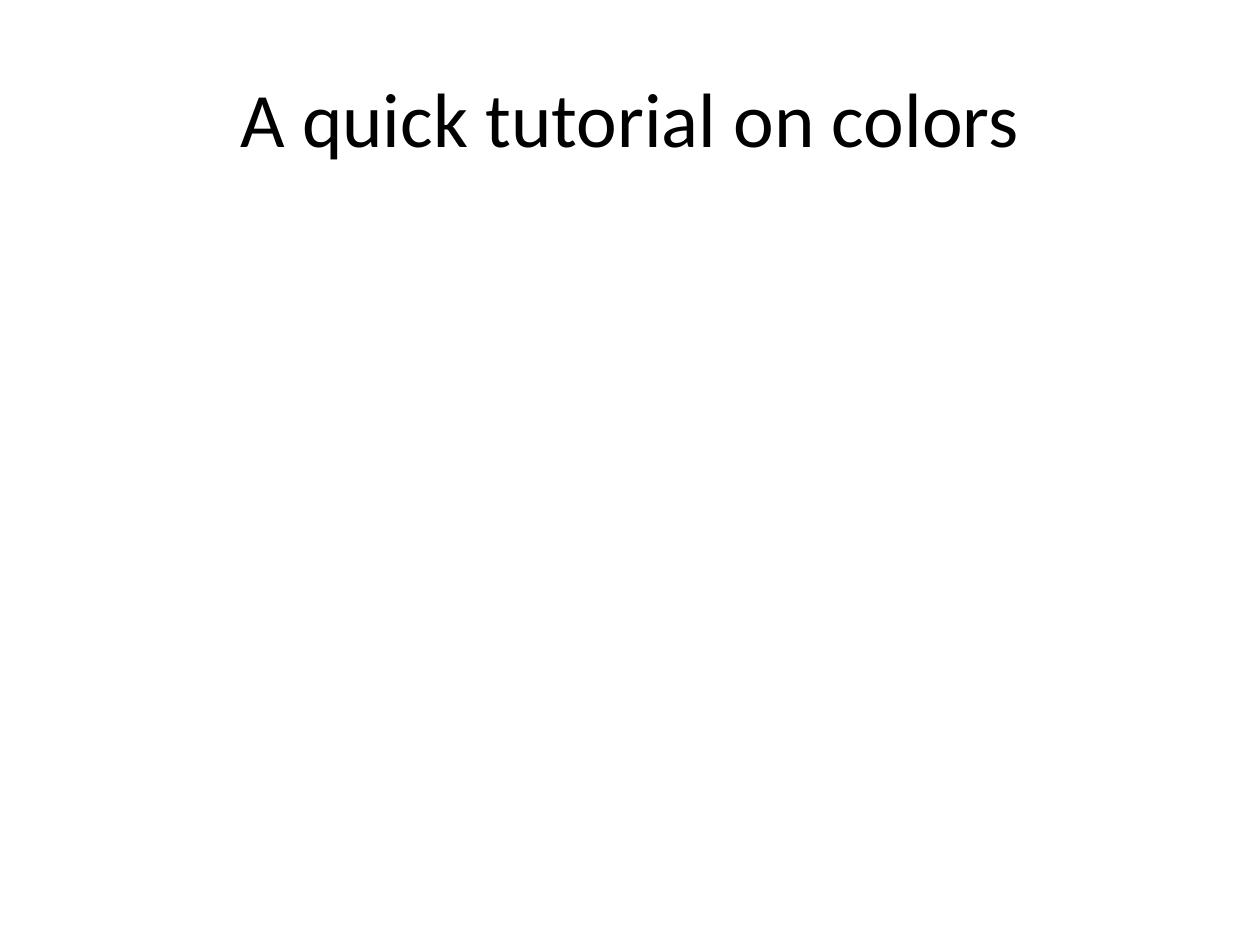
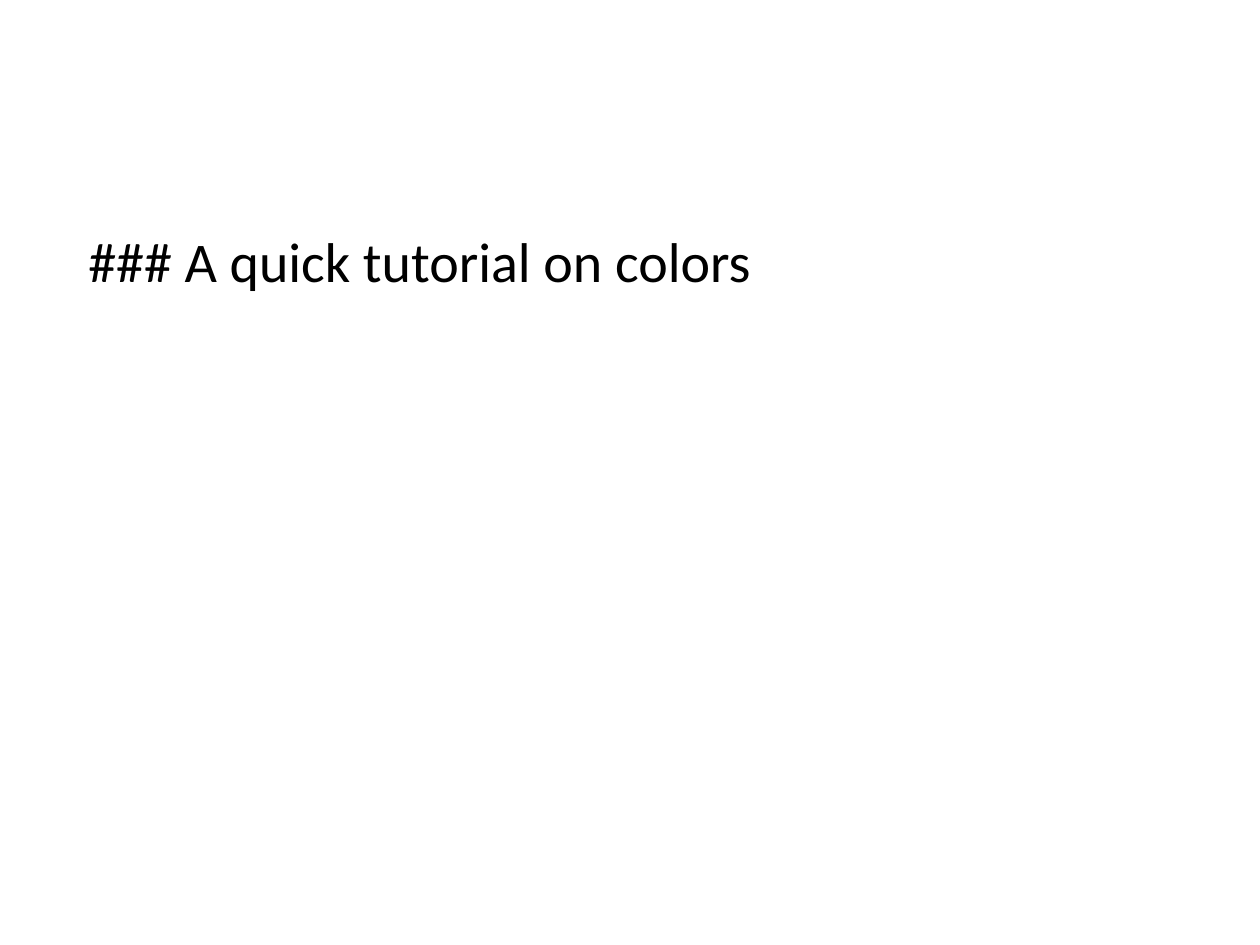
Before and after one commit to pmean/data-visualization, a slide deck: slide 28 of data-viz-02/src/data-visualization-02-bars.pptx (slide 27 before the commit). Drawn at 1260x945 pixels with LibreOffice and Linux fonts; fonts in the diff are those of the drawing. Boxes give left, top, right and bottom in pixels: in the first picture for what was removed or moved away, otherwise in the second. Text is boxed around its words. In the diff, an @@ line names an element or a change of style, - is before the commit and + after.

Commit message:
Started color tutorial in data-viz-02

```diff
--- a/data-viz-02/src/data-visualization-02-bars.pptx
+++ b/data-viz-02/src/data-visualization-02-bars.pptx
@@ text "### A quick tutorial on ..." at bbox=[185, 243, 751, 291]: vertical alignment middle to top @@
@@ text at bbox=[185, 243, 751, 291]: text changed; size 44 to 32 pt @@
-A quick tutorial on colors
+### A quick tutorial on colors
```
Also in this commit, not shown: 1 other slide changed, 1 slide added, 29 other files.
